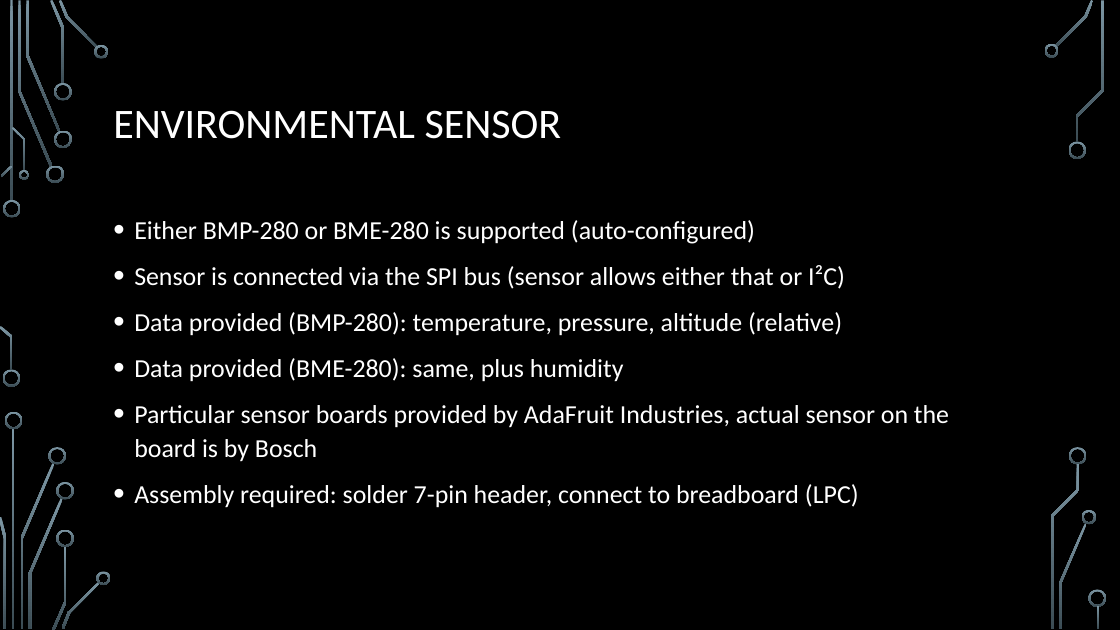
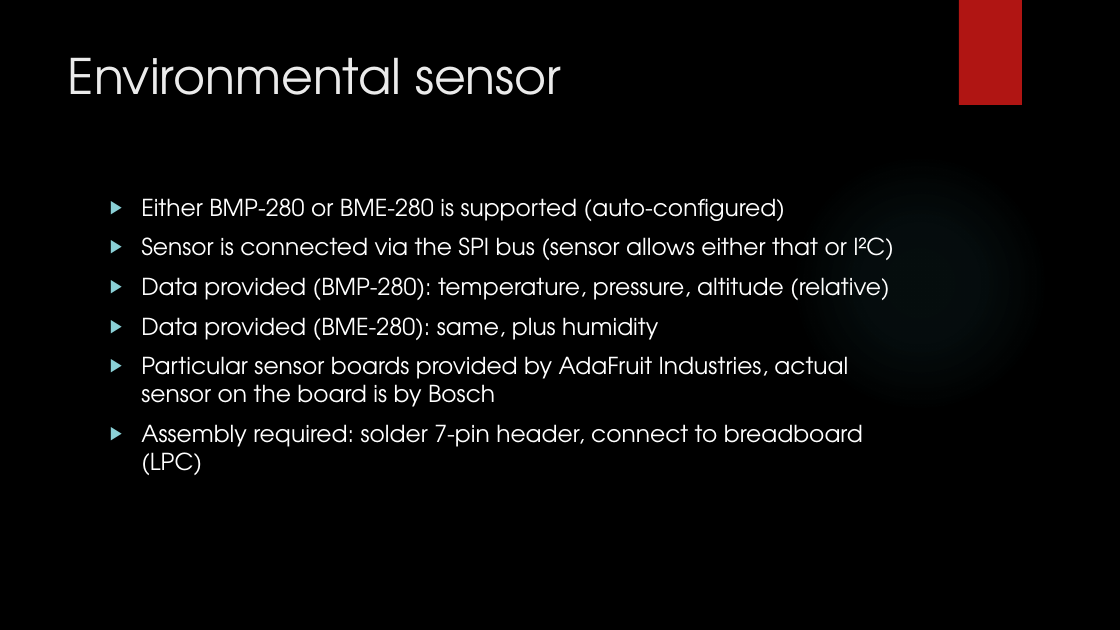
Before and after one commit to EmbeddedSystemClass/FinalProject5381, a slide deck: slide 29 of Final Project 5381.pptx (slide 28 before the commit). Drawn at 1120x630 pixels with LibreOffice and Linux fonts; fonts in the diff are those of the drawing; background and template pictures are left out. Boxes give left, top, right and bottom in pixels: in the first picture for what was removed or moved away, otherwise in the second. Text is boxed around its words. In the diff, an @@ line names an element or a change of style, - is before the commit and + after.

Commit message:
Table of ADC value translation as required. New skin Ion used.

```diff
--- a/Final Project 5381.pptx
+++ b/Final Project 5381.pptx
@@ rectangle added at <box>959,0,1022,105</box>, fill #B01513 @@
@@ title "Environmental sensor" at <box>68,57,562,95</box>: vertical alignment middle to top @@
@@ title at <box>68,57,562,95</box>: text changed; size 36 to 42 pt; font Calibri to TeX Gyre Adventor; text colour #FFFFFF to #EBEBEB @@
-ENVIRONMENTAL SENSOR
+Environmental sensor
@@ ellipse added at <box>791,154,1049,413</box>, fill gradient #50B9C1 @@
@@ text "Either BMP-280 or BME-280 is ...": place and size @@
-text "Either BMP-280 or BME-280 is ..." at <box>134,220,949,508</box>
+text "Either BMP-280 or BME-280 is ..." at <box>141,198,894,475</box>
@@ text "Either BMP-280 or BME-280 is ..." at <box>141,198,894,475</box>: size 22.2 to 20 pt, font Calibri to TeX Gyre Adventor; bullet • to ▶; line spacing 1.1 to 1 @@
@@ group removed at <box>0,0,1107,630</box>: 33 freeform shapes, 3 rectangles @@
```
Also in this commit, not shown: 43 other slides changed, 1 slide added.
